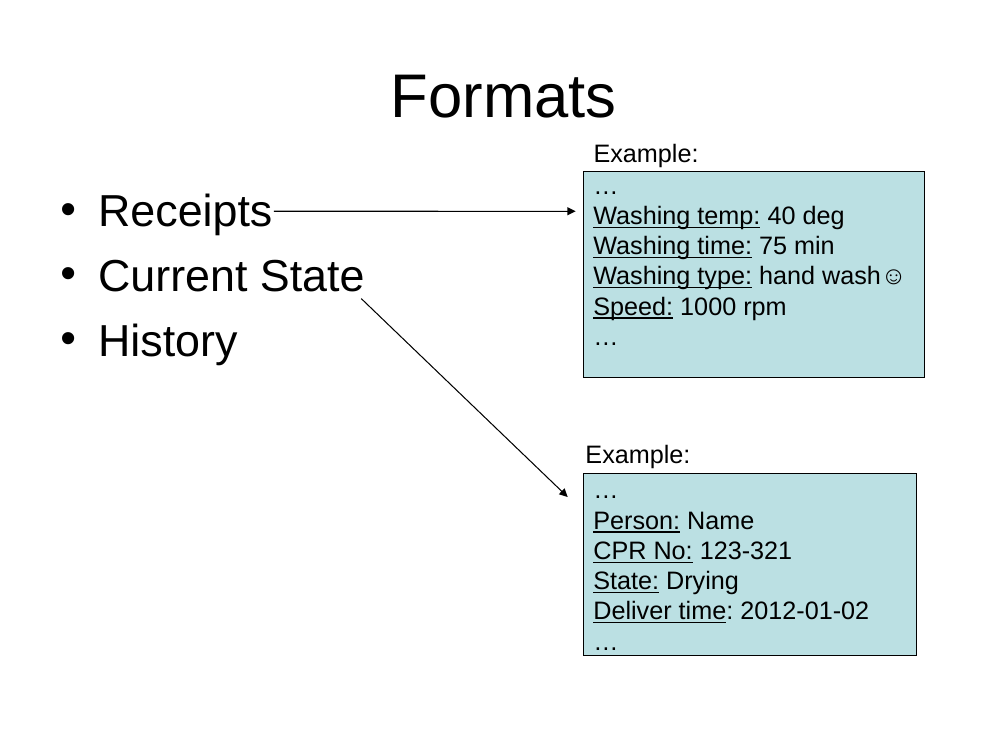
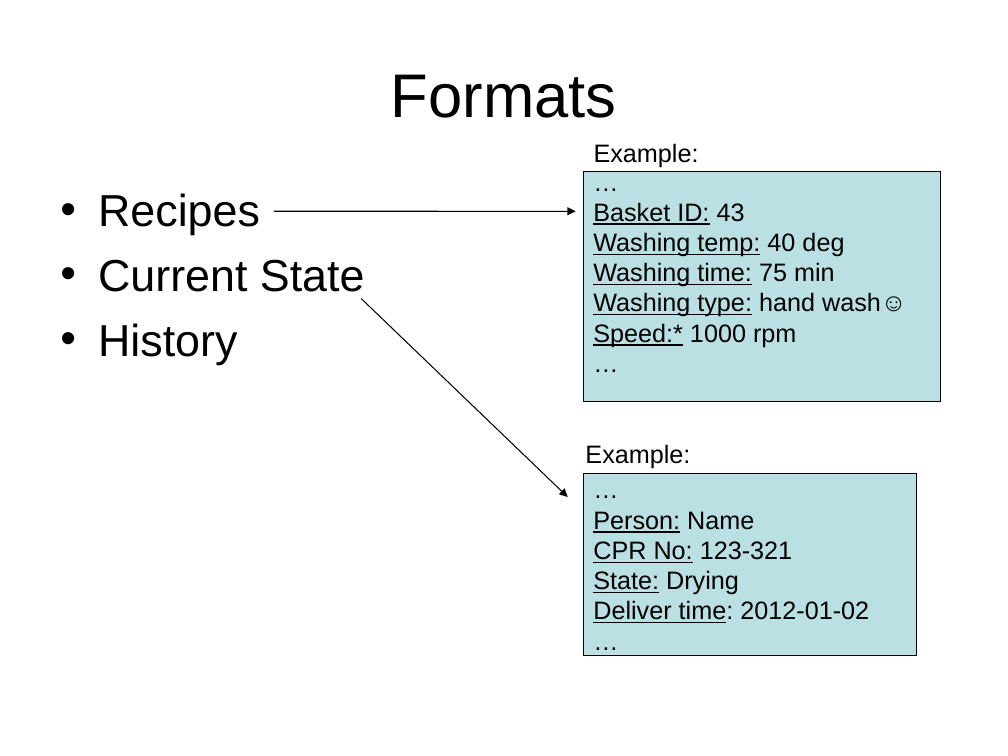
Before and after one commit to isurup/kalle-martin-group, a slide deck: slide 3 of RSD1/Grp1 p2.ppt. Drawn at 1008x756 pixels with LibreOffice and Linux fonts; fonts in the diff are those of the drawing. Boxes give left, top, right and bottom in pixels: in the first picture for what was removed or moved away, otherwise in the second. Text is boxed around its words. In the diff, an @@ line names an element or a change of style, - is before the commit and + after.

```diff
--- a/RSD1/Grp1 p2.ppt
+++ b/RSD1/Grp1 p2.ppt
@@ rectangle "…": place and size @@
-rectangle "…" at [584, 171, 925, 378]
+rectangle "…" at [584, 171, 940, 401]
@@ text at [98, 193, 260, 235]: text changed @@
-• Receipts
+• Recipes
@@ text in rectangle at [593, 202, 745, 225]: paragraph added @@
+Basket ID: 43
@@ text in rectangle at [593, 323, 796, 347]: text changed @@
-Speed: 1000 rpm
+Speed:* 1000 rpm
```
Also in this commit, not shown: 2 other slides changed, 1 slide added, 1 slide removed.
